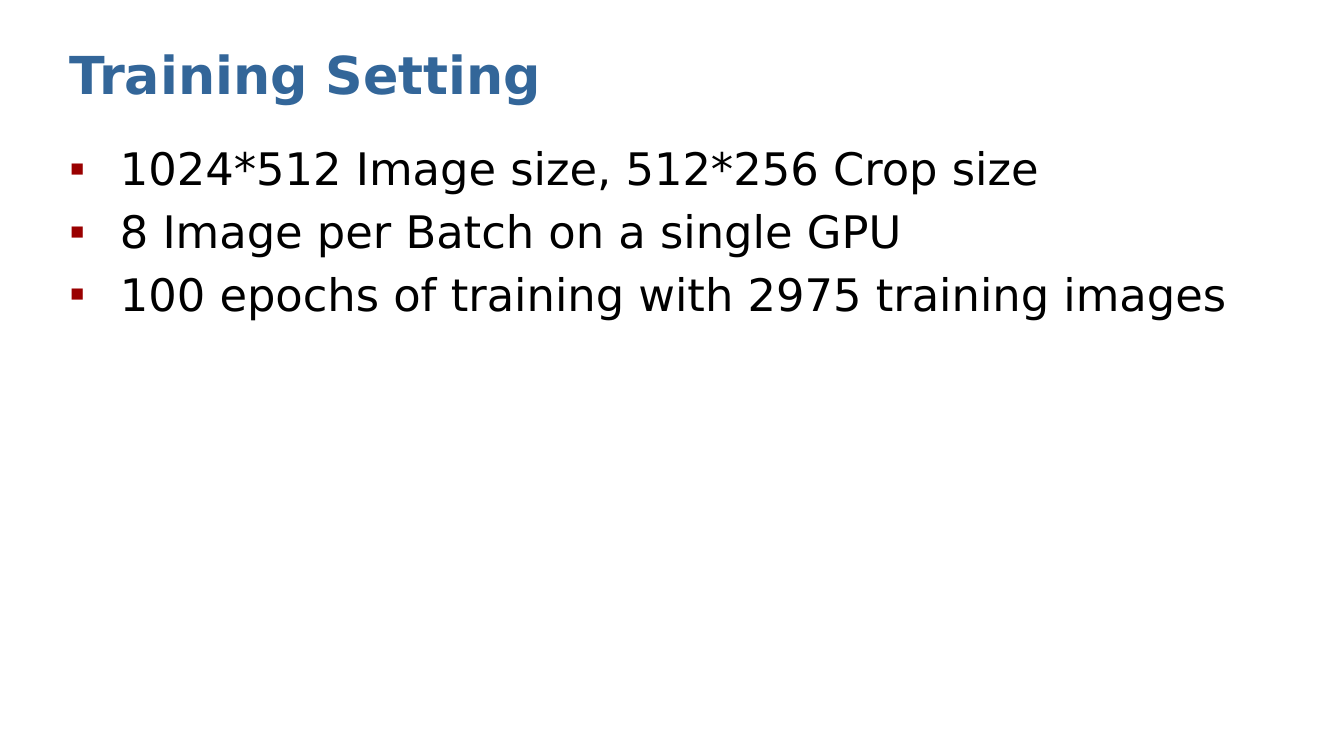
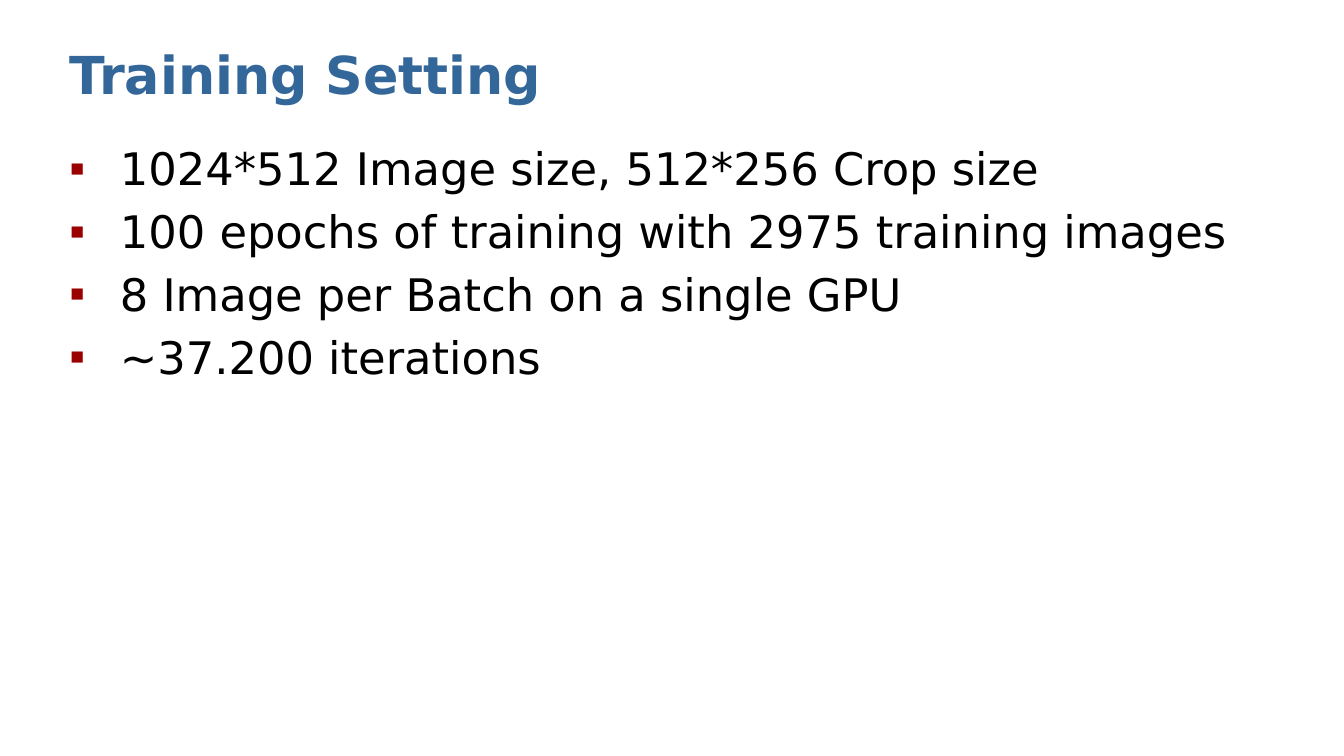
Before and after one commit to Dystron/Forked_EfficientPS, a slide deck: slide 10 of Crop-Aware Panoptic Segmentation.pptx (slide 9 before the commit). Drawn at 1344x756 pixels with LibreOffice and Linux fonts; fonts in the diff are those of the drawing. Boxes give left, top, right and bottom in pixels: in the first picture for what was removed or moved away, otherwise in the second. Text is boxed around its words. In the diff, an @@ line names an element or a change of style, - is before the commit and + after.

```diff
--- a/Crop-Aware Panoptic Segmentation.pptx
+++ b/Crop-Aware Panoptic Segmentation.pptx
@@ text at (120, 214, 1226, 258): paragraph added @@
+▪ 100 epochs of training with 2975 training images
@@ text at (120, 340, 540, 375): text changed @@
-▪ 100 epochs of training with 2975 training images
+▪ ~37.200 iterations
```
Also in this commit, not shown: 2 other slides changed, 2 slides added.
